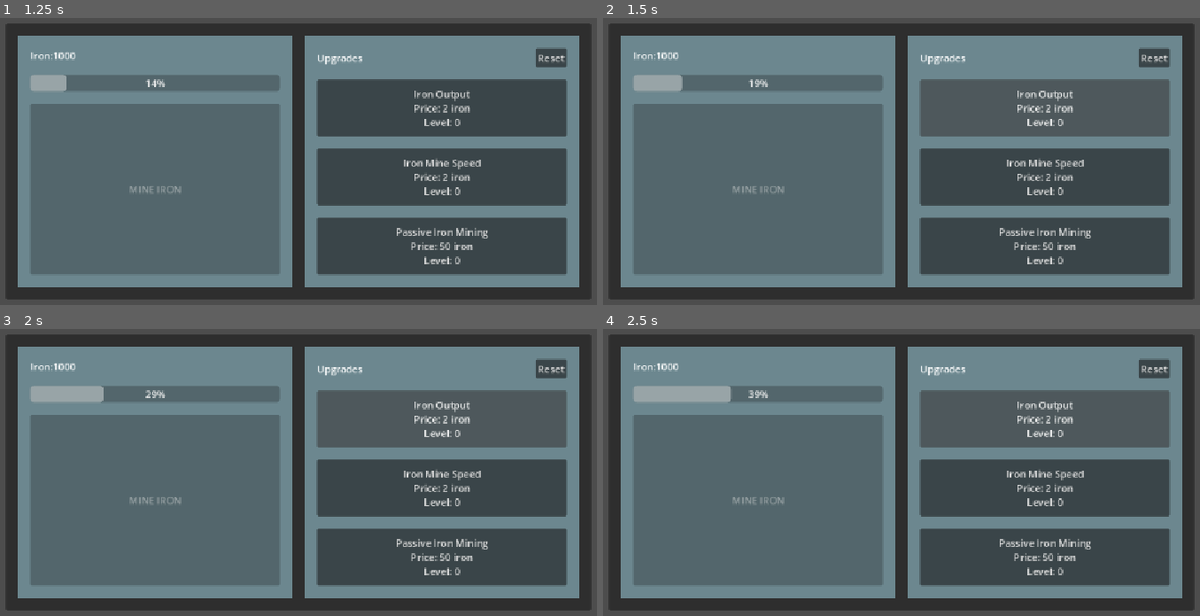
Above: before the commit, frames 1-4 (two rows, left to right).
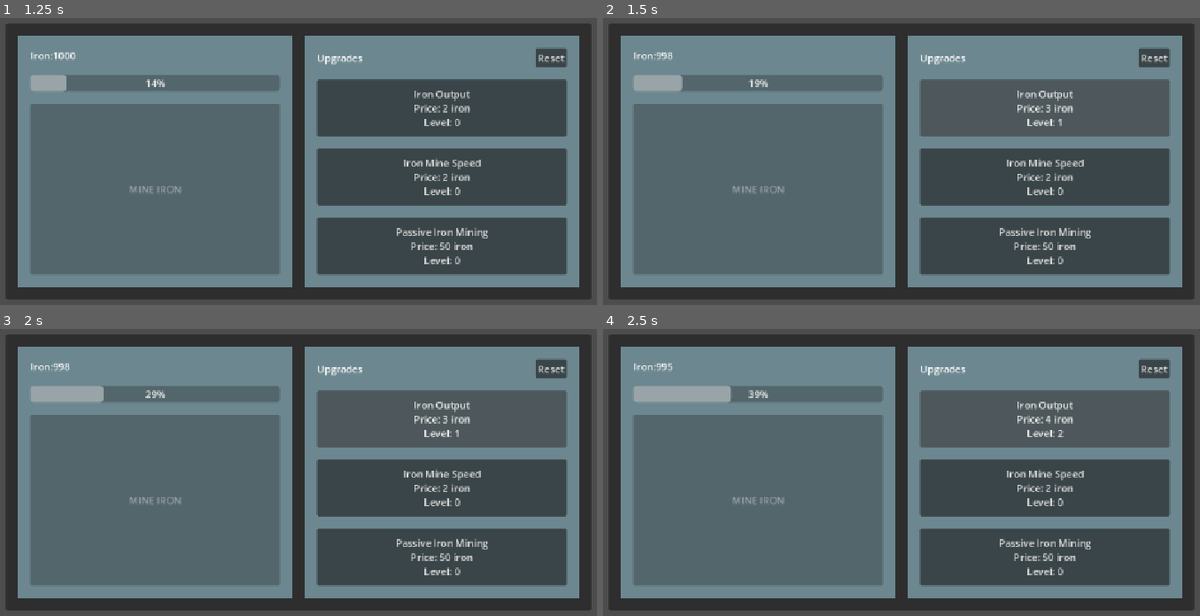
Above: after the commit, the same moments.

Repository: kmelkon/mine-incremental-tutorial-extended
Game: Godot game, scene res://main.tscn
Two runs of this game, one before a commit and one after it. Both use one fixed random seed, a clock stepped at 60 frames per second and the inputs below.
Inputs (mouse positions are in pixels of both pictures, inside the frame that each line leads up to):
- Up to frame 1 (1.25 s): click "MINE IRON" at 0.5 s
- Up to frame 2 (1.5 s): click "Iron Output Price: 2 iron Lev…" at 1.25 s
- Up to frame 3 (2 s): no input
- Up to frame 4 (2.5 s): click (1044, 417) at 2 s, where only the run after the commit has a clickable "Iron Output Price: 3 iron Lev…"

Frame 1 is identical in both runs. In frame 2, less than 0.1% of the frame differs, in the area x 8-78%, y 11-38%; in frame 3, less than 0.1%; in frame 4, less than 0.1%.
Error before the commit: Invalid call. Nonexistent function 'can_afford' in base 'Resource (UpgradeData)'. (res://main.gd:104)

Commit message:
another refactor

Diff:
--- a/main.gd
+++ b/main.gd
@@ -101,36 +101,12 @@
 	var cost = upgrade_data.get_upgrade_cost(upgrade_id)
 	print(upgrade_id)
 
-	if upgrade_data.can_afford(cost):
-		upgrade_data.spend_resources(cost)
+	if game_data.can_afford(cost):
+		game_data.spend_resources(cost)
 		upgrade_data.buy_upgrade(upgrade_id)
-	match upgrade_id:
-		&"pickaxe":
-			# main asks upgrade data: "how much does a pick axe cost?"
-			# main asks game data: "can player afford this upgrade?"
-			if game_data.can_spend_resource("iron", cost):
-				# main spends iron (or whatever is needed
-				game_data.spend_resource("iron", cost)
-				# main tells upgrade data: buy upgrade with this upgrade id
-				upgrade_data.buy_upgrade(upgrade_id)
-				print("pickaxe BOUGHT!")
-		&"iron_output":
-			if game_data.can_spend_resource("iron", cost):
-				game_data.spend_resource("iron", cost)
-				upgrade_data.buy_upgrade(upgrade_id)
-				print("IRON OUTPUT BOUGHT")
-		&"iron_mine_speed":
-			if game_data.can_spend_resource("iron", cost):
-				game_data.spend_resource("iron", cost)
-				upgrade_data.buy_upgrade(upgrade_id)
-				print("IRON MINE SPEED BOUGHT")
-		&"passive_iron_output":
-			if game_data.can_spend_resource("iron", cost):
-				var passive_iron_output_time = upgrade_data.get_passive_iron_output_time()
-				game_data.spend_resource("iron", cost)
-				upgrade_data.buy_upgrade(upgrade_id)
-				passive_output_timer.start(passive_iron_output_time)
-				print("PASSIVE IRON MINE BOUGHT")
+
+		if upgrade_id == &"passive_iron_output":
+			passive_output_timer.start(upgrade_data.get_passive_iron_output_time())
 
 func _on_mine_tween_complete() -> void:
 	var iron_output_per_click = upgrade_data.get_iron_per_click()
--- a/upgrade_data.gd
+++ b/upgrade_data.gd
@@ -69,7 +69,7 @@
 			upgrade_bought.emit(upgrade_id)
 
 func get_upgrade(upgrade_id: StringName) -> Dictionary:
-	return upgrades[upgrade_id].duplicate()
+	return upgrades[upgrade_id].duplicate(true)
 
 func get_upgrade_cost(upgrade_id: StringName) -> Dictionary:
 #	return a copy so callers can't modify upgrades data
